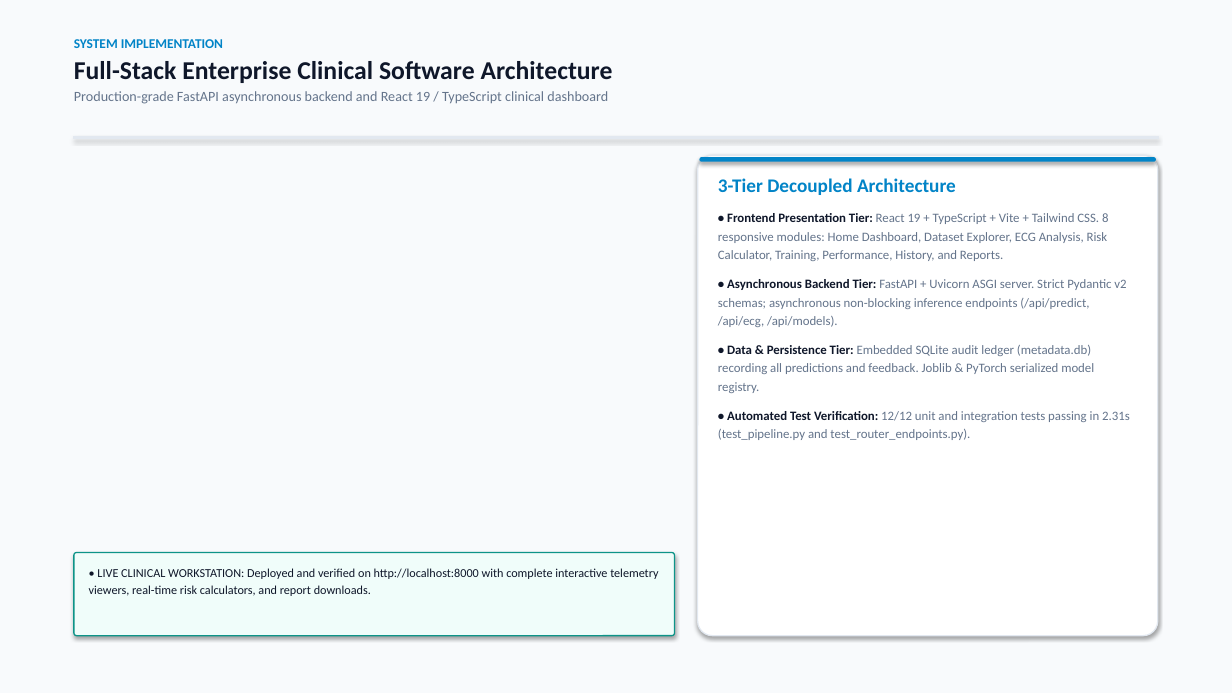
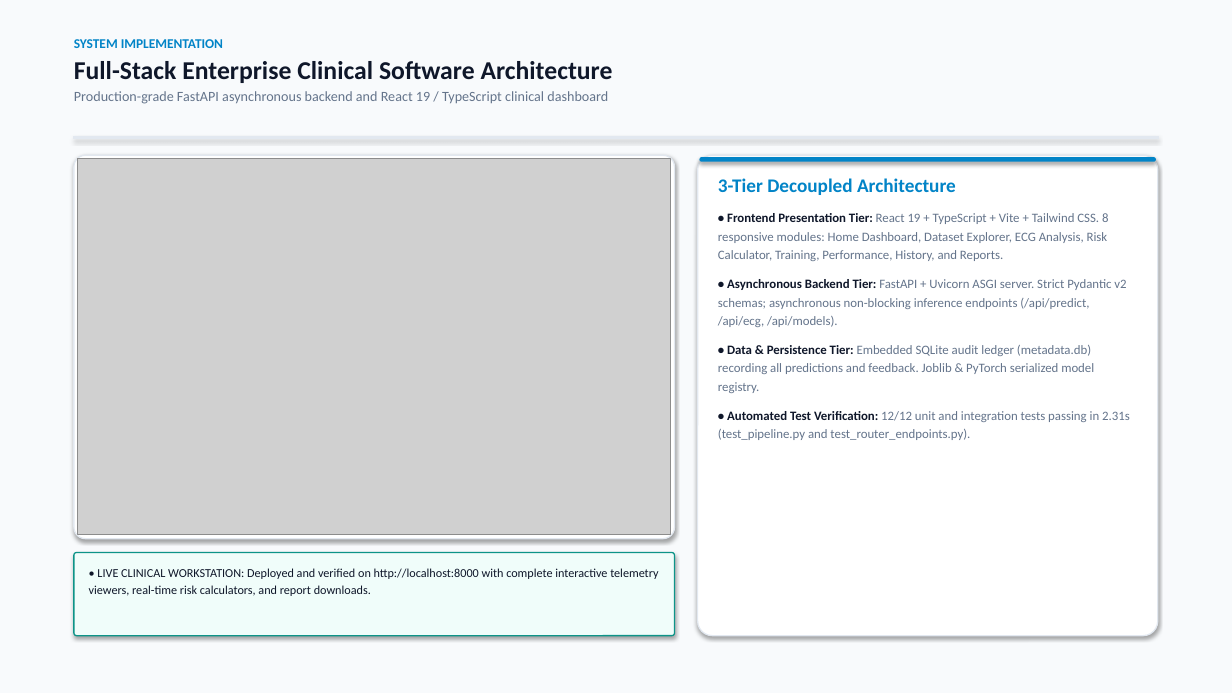
Before and after one commit to sajeevnetworksolutions-lgtm/Early-Detection-Cardiac-Arrest-ML, a slide deck: slide 22 of presentation/Early_Detection_of_Cardiac_Arrest_ML_Presentation.pptx. Drawn at 1232x693 pixels with LibreOffice and Linux fonts; fonts in the diff are those of the drawing; grey boxes stand for pictures. Boxes give left, top, right and bottom in pixels: in the first picture for what was removed or moved away, otherwise in the second. Text is boxed around its words. In the diff, an @@ line names an element or a change of style, - is before the commit and + after.

Commit message:
Embed live clinical workstation screenshot on Slide 22 full-stack architecture

```diff
--- a/presentation/Early_Detection_of_Cardiac_Arrest_ML_Presentation.pptx
+++ b/presentation/Early_Detection_of_Cardiac_Arrest_ML_Presentation.pptx
@@ rounded rectangle added at (x1=74, y1=155, x2=675, y2=539), fill #FFFFFF, outline #E2E8F0 1 pt @@
@@ picture added at (x1=78, y1=159, x2=671, y2=535) @@
```
Also in this commit, not shown: 2 other files.
